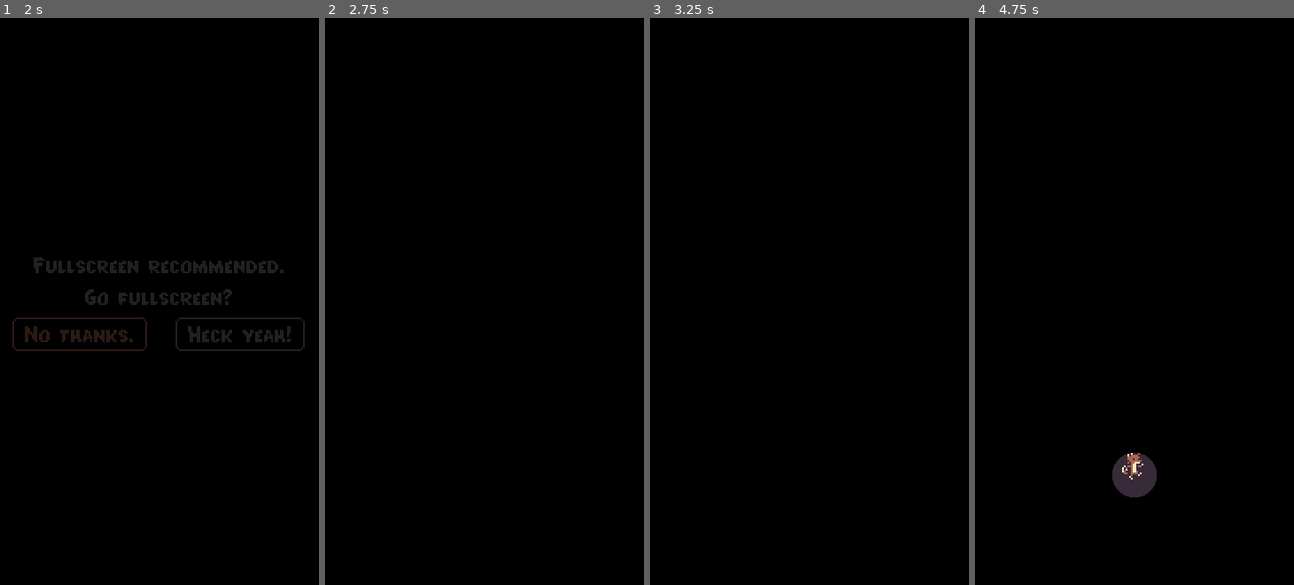
Above: before the commit, frames 1-4 (left to right).
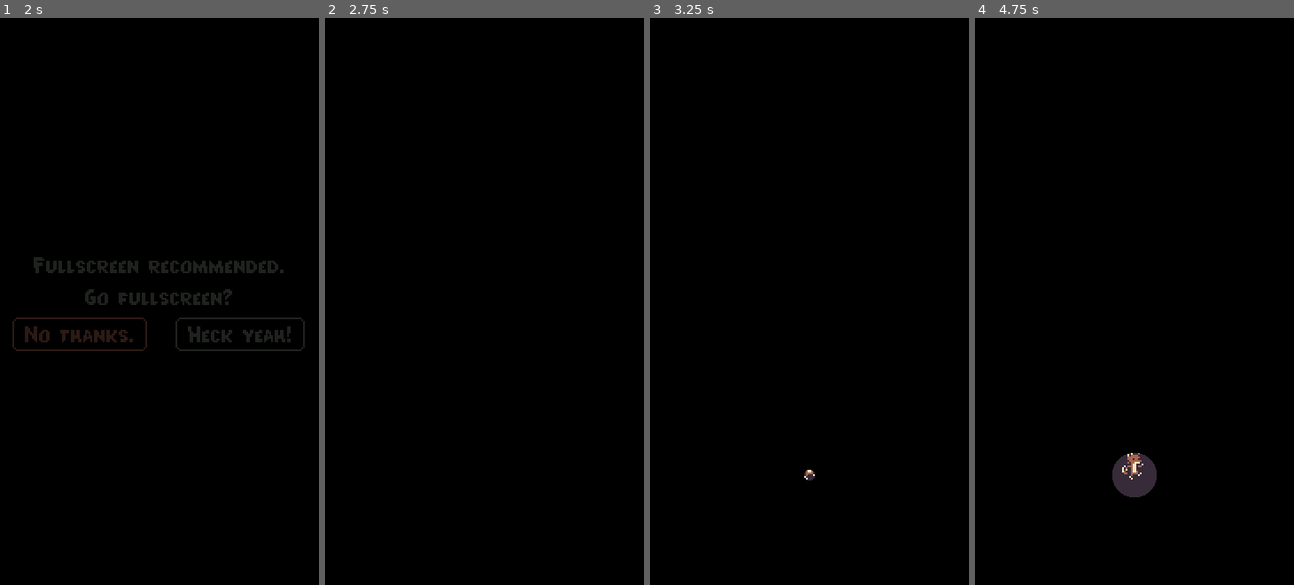
Above: after the commit, the same moments.

Repository: diego-escalante/GO2023-GrapplePack
Game: Godot game, scene res://scenes/fullscreen_prompt/fullscreen_prompt.tscn
Same seed, same stepped clock (60 frames per second), same inputs: the game is played once before the commit and once after it.
Inputs (mouse positions are in pixels of both pictures, inside the frame that each line leads up to):
- Up to frame 1 (2 s): tap Enter at 0.5 s; move the mouse to (229, 273) at 0.52 s; press the mouse at (229, 273) at 0.53 s; hold D (right) 0.53-1.25 s; tap W (jump) at 0.77 s; release the mouse at (229, 273) at 1.25 s; click "No thanks." at 1.25 s
- Up to frame 2 (2.75 s): click "Heck yeah!" at 2 s
- Up to frame 3 (3.25 s): tap Space at 2.75 s; move the mouse to (745, 329) at 2.77 s; hold D (right) from 2.78 s (still down); click (745, 329) at 2.85 s; tap W (jump) at 3.02 s
- Up to frame 4 (4.75 s): move the mouse to (1166, 176) at 3.52 s; release D (right) at 3.53 s; press the mouse at (1166, 176) at 3.53 s; hold A (left) 3.53-4.28 s; tap R at 3.6 s; tap Enter at 4.25 s; move the mouse to (1118, 414) at 4.27 s; release the mouse at (1118, 414) at 4.28 s; hold D (right) from 4.28 s (still down); click (1118, 414) at 4.35 s; tap W (jump) at 4.52 s

Frames 1-2 are identical in both runs. In frame 3, less than 0.1% of the frame differs, in the area x 48-52%, y 79-82%; in frame 4, nothing differs.

Commit message:
Add a grapple pack hidden in the fullscreen prompt When it first appears in the game, something uncached related to the shader makes the game stutter harshly. Adding a hidden pack behind the prompt caches whatever is needed; the stutter happens without notice to the player. Cool hack, bro.

Diff:
--- a/objects/collectibles/grapple_pack.tscn
+++ b/objects/collectibles/grapple_pack.tscn
@@ -96,19 +96,17 @@
 
 [node name="GrapplePack" type="Sprite2D" groups=["grapple_pack"]]
 process_mode = 3
-material = SubResource("ShaderMaterial_ga2ik")
-rotation = 6.28319
+material = SubResource("ShaderMaterial_qt5fp")
 texture = ExtResource("1_r3ii7")
-offset = Vector2(0, 1.375)
 script = ExtResource("2_u47mb")
 _packed_title = ExtResource("3_00dyx")
 _dialogues = Array[Resource("res://dialogue/dialogue.gd")]([ExtResource("5_eyxe7"), ExtResource("6_7hbcl")])
 
 [node name="AnimationPlayer" type="AnimationPlayer" parent="."]
-autoplay = "default"
 libraries = {
 "": SubResource("AnimationLibrary_6sq28")
 }
+autoplay = "default"
 
 [node name="Area2D" type="Area2D" parent="."]
 visible = false
--- a/project.godot
+++ b/project.godot
@@ -12,7 +12,7 @@
 
 config/name="GO2023"
 run/main_scene="res://scenes/fullscreen_prompt/fullscreen_prompt.tscn"
-config/features=PackedStringArray("4.1", "GL Compatibility")
+config/features=PackedStringArray("4.2", "GL Compatibility")
 config/icon="res://icon.png"
 
 [autoload]
--- a/scenes/fullscreen_prompt/fullscreen_prompt.gd
+++ b/scenes/fullscreen_prompt/fullscreen_prompt.gd
@@ -19,6 +19,7 @@
 
 
 func _exit(to_fullscreen: bool) -> void:
+
 	_no_button.pressed.disconnect(_exit)
 	_yes_button.pressed.disconnect(_exit)
 	if to_fullscreen:
@@ -27,4 +28,4 @@
 		_tween.kill()
 	_tween = create_tween()
 	_tween.tween_property(_container, "modulate", Color(1, 1, 1, 0), 1)
-	_tween.tween_callback(func(): get_tree().change_scene_to_packed(_next_scene)).set_delay(1)
+	_tween.tween_callback(func(): ScreenFade.set_circle(0, 0, Color.BLACK); get_tree().change_scene_to_packed(_next_scene))
--- a/scenes/fullscreen_prompt/fullscreen_prompt.tscn
+++ b/scenes/fullscreen_prompt/fullscreen_prompt.tscn
@@ -1,12 +1,16 @@
-[gd_scene load_steps=3 format=3 uid="uid://dy8g55dcgho4r"]
+[gd_scene load_steps=4 format=3 uid="uid://dy8g55dcgho4r"]
 
 [ext_resource type="Script" path="res://scenes/fullscreen_prompt/fullscreen_prompt.gd" id="1_5sgnx"]
 [ext_resource type="PackedScene" uid="uid://dhpnel4052tqj" path="res://scenes/main.tscn" id="2_340dh"]
+[ext_resource type="PackedScene" uid="uid://c58hpwkgh05i4" path="res://objects/collectibles/grapple_pack.tscn" id="3_roxmr"]
 
 [node name="FullscreenPrompt" type="CanvasLayer"]
 layer = 4
 script = ExtResource("1_5sgnx")
 _next_scene = ExtResource("2_340dh")
+
+[node name="GrapplePack" parent="." instance=ExtResource("3_roxmr")]
+position = Vector2(56, 256)
 
 [node name="ColorRect" type="ColorRect" parent="."]
 anchors_preset = 15
@@ -30,7 +34,6 @@
 text = "Fullscreen recommended.
 Go fullscreen?"
 horizontal_alignment = 1
-autowrap_mode = 3
 
 [node name="HBoxContainer" type="HBoxContainer" parent="VBoxContainer"]
 layout_mode = 2
Not shown: 1 places in objects/collectibles/grapple_pack.tscn that only renumber resources
